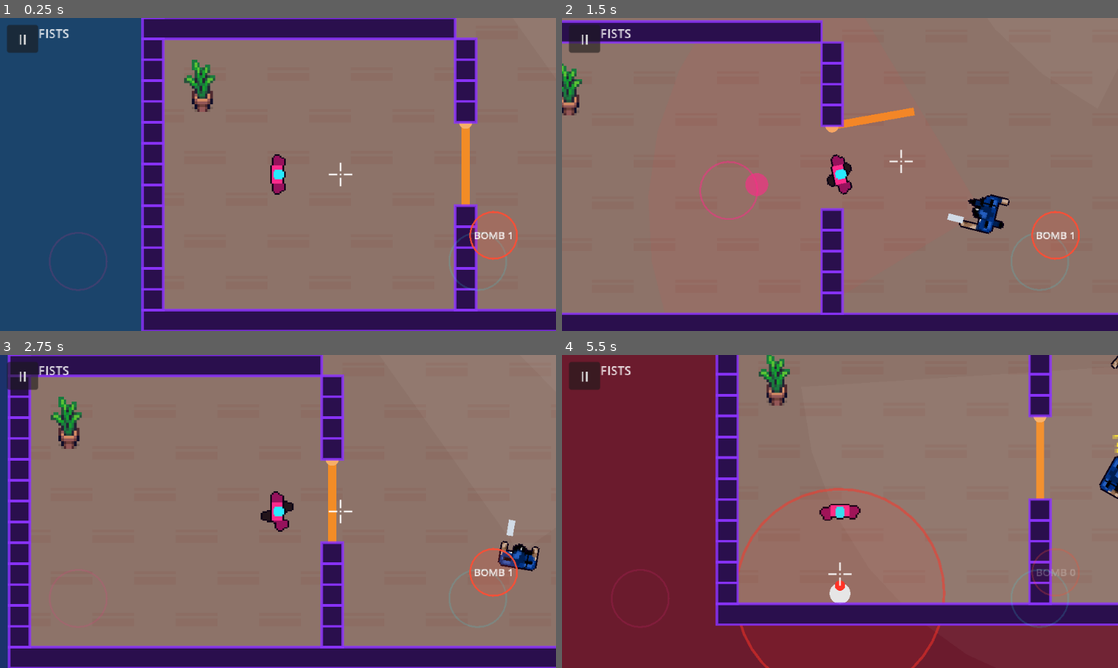
Above: before the commit, frames 1-4 (two rows, left to right).
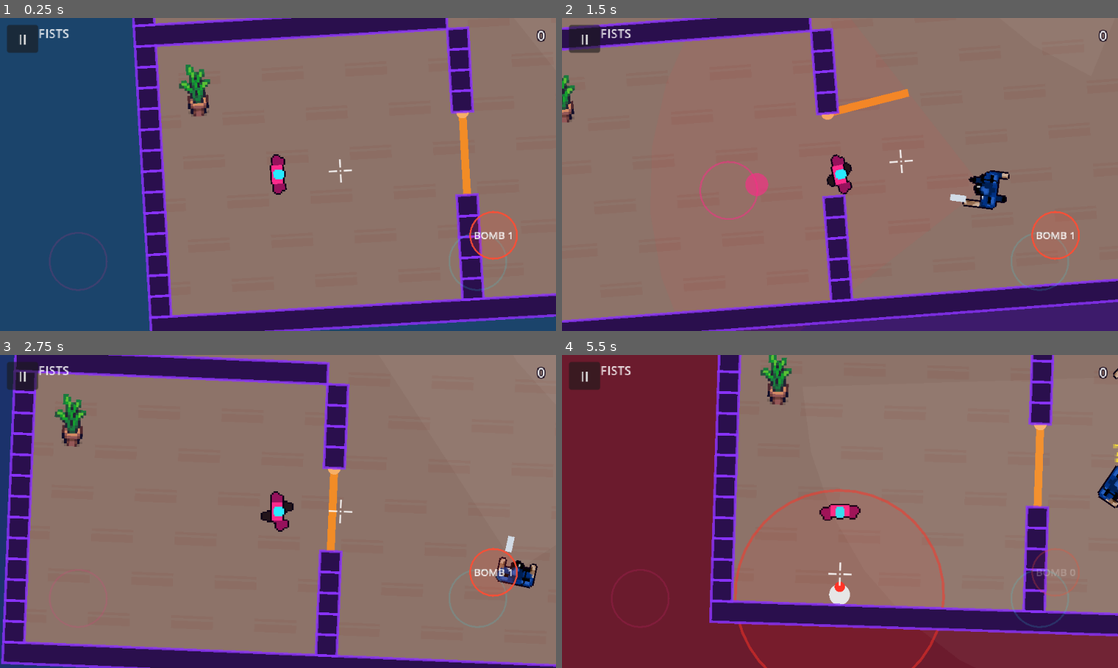
Above: after the commit, the same moments.

Repository: Evildodo3301/cyberhouse
Game: Godot game, scene res://scenes/levels/level_01.tscn
The game is run twice, just before and just after one commit, with the same random seed, the same clock (stepped at 60 frames per second) and the same inputs.
Inputs (mouse positions are in pixels of both pictures, inside the frame that each line leads up to):
- Up to frame 1 (0.25 s): no input
- Up to frame 2 (1.5 s): tap Enter at 0.5 s; move the mouse to (962, 158) at 0.52 s; hold D (move_right) 0.53-1.25 s; tap Space (attack) at 0.6 s; click (962, 158) at 0.67 s; drag from (728, 190) to (856, 165) at 1.27 s
- Up to frame 3 (2.75 s): tap Enter at 2 s; move the mouse to (333, 442) at 2.02 s; hold D (move_right) from 2.03 s (still down); tap Left (aim_left) at 2.1 s; click (333, 442) at 2.17 s; tap Space (attack) at 2.3 s
- Up to frame 4 (5.5 s): release D (move_right) at 2.75 s; drag from (812, 574) to (673, 464) at 2.77 s; move the mouse to (1006, 558) at 3.52 s; hold A (move_left) 3.53-4.25 s; tap Up (aim_up) at 3.6 s; click (1006, 558) at 3.67 s; tap Space (attack) at 3.8, 5.3 s; drag from (673, 464) to (756, 433) at 4.27 s; move the mouse to (867, 511) at 5.02 s; hold S (move_down) from 5.03 s (still down); tap E (throw_bomb) at 5.1 s; click (867, 511) at 5.17 s

The runs differ from the first frame. In frame 1, 11% of the frame differs, in the area x 23-100%, y 0-100%; in frame 2, 15%, in the area x 0-100%, y 0-100%; in frame 3, 12%; in frame 4, 8.4%.

Commit message:
Kills change the void colour, score popups with combos, slightly tilted camera; bump to 0.5.1
- Each kill jumps the void to a new hue and makes it glow brighter for a moment.
- ScoreBoard: "+400" popups float up from each kill. Kills less than 3 s apart
  chain into a combo (x2, x3...) shown top right with a timer bar. The total
  shows top right and on the level complete screen.
- The camera is tilted about 3 degrees and sways slowly; the sticks are turned
  to match, so pushing up still moves you straight up the screen.

Co-Authored-By: Claude Opus 5.5 (1M context) <noreply@anthropic.com>
Claude-Session: https://claude.ai/code/session_01NRYTnNTQ9YXp86yos9nk5w

Diff:
--- a/scripts/core/game_camera.gd
+++ b/scripts/core/game_camera.gd
@@ -1,6 +1,8 @@
 class_name GameCamera
 extends Camera2D
 ## Follows the player, leans a little toward where they aim, and shakes on kills.
+## The view is tilted a few degrees and sways slowly, so the house is never
+## square on screen (the player's sticks are turned to match).
 ## Gunshots use a "kick" instead: three quick jolts in random directions,
 ## one per frame (about 0.1 s in all, like a small earthquake), with no zoom
 ## or rotation, so it is over before it can hide anything.
@@ -13,6 +15,11 @@
 @export var look_ahead_speed: float = 5.0
 ## The lean stays this long after you stop aiming (you fire on release).
 @export var look_ahead_hold: float = 0.5
+## Tilt of the view in degrees, and how far it sways either side of that.
+@export var tilt_degrees: float = 3.0
+@export var sway_degrees: float = 1.5
+## Seconds for one slow sway back and forth.
+@export var sway_seconds: float = 9.0
 ## How quickly the shake fades (per second).
 @export var shake_decay: float = 12.0
 
@@ -24,12 +31,18 @@
 var _lean: Vector2 = Vector2.ZERO
 var _last_aim: Vector2 = Vector2.ZERO
 var _aim_hold: float = 0.0
+var _sway_time: float = 0.0
+## Each level leans one way or the other.
+var _tilt_sign: float = 1.0
 
 ## Seconds each of the three kick jolts lasts (one frame at 30 fps).
 const KICK_STEP := 0.033
 
 
 func _ready() -> void:
+	ignore_rotation = false
+	_tilt_sign = -1.0 if randf() < 0.5 else 1.0
+	_update_tilt(0.0)
 	Game.shake_requested.connect(shake)
 	Game.kick_requested.connect(kick)
 	if target:
@@ -38,6 +51,7 @@
 
 
 func _process(delta: float) -> void:
+	_update_tilt(delta)
 	if target:
 		# Lean toward the aim. Before, the lean snapped back the instant you
 		# lifted your thumb to shoot: a big jump on every shot.
@@ -61,6 +75,15 @@
 		if _kick_time >= KICK_STEP:
 			_kick_time = 0.0
 			_kicks.pop_front()
+
+
+## Slow sway round the level's tilt. The player reads its sticks through it.
+func _update_tilt(delta: float) -> void:
+	_sway_time += delta
+	var degrees := _tilt_sign * tilt_degrees + sin(_sway_time * TAU / sway_seconds) * sway_degrees
+	rotation = deg_to_rad(degrees)
+	if target:
+		target.view_rotation = rotation
 
 
 ## Fist kills shake the screen; gun kills only kick it, so a burst of shots
--- a/scripts/fx/void_flash.gd
+++ b/scripts/fx/void_flash.gd
@@ -2,8 +2,9 @@
 extends Node
 ## The void outside the map (everything that isn't floor or wall) is never
 ## black: it slowly cycles through neon colours all the time (blue, orange,
-## teal, pink...), and each gunshot flashes it a bright warm colour for an
-## instant. The courtyards and the area round the house show it.
+## teal, pink...), each gunshot flashes it a bright warm colour for an
+## instant, and each kill makes it jump to a new colour that glows brighter
+## for a moment. The courtyards and the area round the house show it.
 
 ## Seconds for one full trip round the colour wheel.
 @export var cycle_seconds: float = 8.0
@@ -15,15 +16,25 @@
 ## Seconds a shot's flash lasts (about two frames).
 @export var flash_time: float = 0.06
 
+## How far round the colour wheel a kill jumps (0.33 = a third of the way).
+@export var kill_jump_min: float = 0.25
+@export var kill_jump_max: float = 0.45
+## How bright the void glows right after a kill, and how long the glow lasts.
+@export var kill_brightness: float = 0.75
+@export var kill_glow_time: float = 0.35
+
 ## 1 right after a shot, fading to 0 over flash_time.
 var strength: float = 0.0
 var hue: float = 0.55   # starts on blue
+## 1 right after a kill, fading to 0 over kill_glow_time.
+var glow: float = 0.0
 var _base: Color
 
 
 func _ready() -> void:
 	_base = ProjectSettings.get_setting("rendering/environment/defaults/default_clear_color")
 	Game.shot_fired.connect(_on_shot)
+	Game.enemy_died.connect(_on_kill)
 	RenderingServer.set_default_clear_color(current_color())
 
 
@@ -36,12 +47,20 @@
 		strength = clampf(weapon.void_flash, 0.0, 1.0)
 
 
+func _on_kill(_enemy: Node2D) -> void:
+	hue = fposmod(hue + randf_range(kill_jump_min, kill_jump_max), 1.0)
+	glow = 1.0
+
+
 func current_color() -> Color:
-	var cycle := Color.from_hsv(hue, saturation, brightness)
+	var bright := lerpf(brightness, kill_brightness, glow)
+	var sat := lerpf(saturation, 1.0, glow)
+	var cycle := Color.from_hsv(hue, sat, bright)
 	return cycle.lerp(flash_color, strength)
 
 
 func _process(delta: float) -> void:
 	hue = fposmod(hue + delta / cycle_seconds, 1.0)
 	strength = maxf(strength - delta / flash_time, 0.0)
+	glow = maxf(glow - delta / kill_glow_time, 0.0)
 	RenderingServer.set_default_clear_color(current_color())
--- a/scripts/levels/main.gd
+++ b/scripts/levels/main.gd
@@ -35,7 +35,11 @@
 	pattern_hud.name = "PatternLogged"
 	add_child(pattern_hud)
 	Game.enemy_died.connect(_on_enemy_died)
-	# Gunshots flash the void outside the map.
+	# Score: "+400" popups on kills, a combo counter and the total.
+	var score_board := ScoreBoard.new()
+	score_board.name = "ScoreBoard"
+	add_child(score_board)
+	# Gunshots flash the void outside the map; kills change its colour.
 	var void_flash := VoidFlash.new()
 	void_flash.name = "VoidFlash"
 	add_child(void_flash)
@@ -58,7 +62,8 @@
 
 func _on_exit_reached() -> void:
 	var seconds := (Time.get_ticks_msec() - _started_ms) / 1000.0
-	death_screen.show_message("LEVEL COMPLETE\n%d:%04.1f\nTAP TO PLAY AGAIN" % [int(seconds) / 60, fmod(seconds, 60.0)], Color(0.1, 0.6, 0.3, 0.35))
+	var score: int = $ScoreBoard.score
+	death_screen.show_message("LEVEL COMPLETE\n%d:%04.1f   SCORE %d\nTAP TO PLAY AGAIN" % [int(seconds) / 60, fmod(seconds, 60.0), score], Color(0.1, 0.6, 0.3, 0.35))
 
 
 func _add_weapon_label() -> void:
--- a/scripts/player/player.gd
+++ b/scripts/player/player.gd
@@ -65,6 +65,9 @@
 var ammo: int = -1
 ## True while the crosshair sits on someone your attack would hit.
 var crosshair_on_target: bool = false
+## How far the camera is tilted (radians). The sticks are read on screen, so
+## they are turned by this much: pushing up always moves you up the screen.
+var view_rotation: float = 0.0
 var _alive: bool = true
 # Remembered for the death report.
 var _last_attack: String = ""
@@ -152,8 +155,8 @@
 
 func _read_move_input() -> Vector2:
 	if touch_controls and touch_controls.move_vector != Vector2.ZERO:
-		return touch_controls.move_vector
-	return Input.get_vector("move_left", "move_right", "move_up", "move_down")
+		return touch_controls.move_vector.rotated(view_rotation)
+	return Input.get_vector("move_left", "move_right", "move_up", "move_down").rotated(view_rotation)
 
 
 func _update_movement(delta: float) -> void:
@@ -178,8 +181,8 @@
 ## The direction the player is actively aiming, or ZERO when not aiming.
 func get_aim_input() -> Vector2:
 	if touch_controls and touch_controls.aim_vector != Vector2.ZERO:
-		return touch_controls.aim_vector.normalized()
-	return _keyboard_aim().normalized()
+		return touch_controls.aim_vector.normalized().rotated(view_rotation)
+	return _keyboard_aim().normalized().rotated(view_rotation)
 
 
 func _update_facing() -> void:
@@ -262,7 +265,7 @@
 		var target := _find_target(facing, tap_range, settings.tap_assist_degrees)
 		direction = global_position.direction_to(target.global_position) if target else facing
 	else:
-		direction = assisted_direction(direction.normalized())
+		direction = assisted_direction(direction.normalized().rotated(view_rotation))
 	_attack_direction = direction
 	facing = direction
 	_attack_state = AttackState.WINDUP
--- /dev/null
+++ b/scripts/ui/score_board.gd
@@ -0,0 +1,101 @@
+class_name ScoreBoard
+extends CanvasLayer
+## Score for the level.
+## - Each kill pops "+400" above the body; the number floats up and fades.
+## - Kills less than `combo_window` seconds apart chain into a combo: the
+##   2nd kill is worth 2x, the 3rd 3x... A "x3 COMBO" counter on the right
+##   shows the chain, with a bar that runs down until it breaks.
+## - The total sits in the top-right corner.
+
+@export var points_per_kill: int = 400
+@export var combo_window: float = 3.0
+@export var popup_time: float = 0.8
+## How far popups float up (screen px).
+@export var popup_rise: float = 22.0
+@export var popup_color: Color = Color(1.0, 0.16, 0.55)
+@export var combo_color: Color = Color(0.16, 0.94, 1.0)
+
+var score: int = 0
+var combo: int = 0
+var _combo_left: float = 0.0
+var _total: Label
+var _combo_label: Label
+var _combo_bar: ColorRect
+## Each popup: [label, world position, seconds alive].
+var _popups: Array = []
+
+
+func _ready() -> void:
+	layer = 5
+	_total = _make_label(16, Color(1, 1, 1, 0.9))
+	_total.horizontal_alignment = HORIZONTAL_ALIGNMENT_RIGHT
+	_combo_label = _make_label(22, combo_color)
+	_combo_label.horizontal_alignment = HORIZONTAL_ALIGNMENT_RIGHT
+	_combo_bar = ColorRect.new()
+	_combo_bar.color = combo_color
+	_combo_bar.mouse_filter = Control.MOUSE_FILTER_IGNORE
+	add_child(_combo_bar)
+	Game.enemy_died.connect(_on_kill)
+	_refresh()
+
+
+func _make_label(font_size: int, color: Color) -> Label:
+	var label := Label.new()
+	label.add_theme_font_size_override("font_size", font_size)
+	label.add_theme_color_override("font_color", color)
+	label.add_theme_color_override("font_outline_color", Color(0.05, 0.0, 0.08))
+	label.add_theme_constant_override("outline_size", 5)
+	label.mouse_filter = Control.MOUSE_FILTER_IGNORE
+	add_child(label)
+	return label
+
+
+func _on_kill(enemy: Node2D) -> void:
+	combo = combo + 1 if _combo_left > 0.0 else 1
+	_combo_left = combo_window
+	var points := points_per_kill * combo
+	score += points
+	var label := _make_label(16 if combo < 3 else 20, popup_color)
+	label.text = "+%d" % points
+	label.horizontal_alignment = HORIZONTAL_ALIGNMENT_CENTER
+	label.size = Vector2(80, 20)
+	_popups.append([label, enemy.global_position, 0.0])
+	_refresh()
+
+
+func _refresh() -> void:
+	var width := get_viewport().get_visible_rect().size.x
+	_total.text = str(score)
+	_total.size = Vector2(160, 20)
+	_total.position = Vector2(width - 172, 8)
+	_combo_label.visible = combo >= 2
+	_combo_label.text = "x%d COMBO" % combo
+	_combo_label.size = Vector2(160, 28)
+	_combo_label.position = Vector2(width - 172, 30)
+	_combo_bar.visible = _combo_label.visible
+	var bar := 90.0 * _combo_left / combo_window
+	_combo_bar.size = Vector2(bar, 2)
+	_combo_bar.position = Vector2(width - 12 - bar, 60)
+
+
+func _process(delta: float) -> void:
+	if _combo_left > 0.0:
+		_combo_left = maxf(_combo_left - delta, 0.0)
+		if _combo_left == 0.0:
+			combo = 0
+		_refresh()
+	# Popups follow the body on screen (the camera moves and tilts), float up and fade.
+	var to_screen := get_viewport().get_canvas_transform()
+	for popup in _popups.duplicate():
+		var label: Label = popup[0]
+		popup[2] += delta
+		var t: float = popup[2] / popup_time
+		if t >= 1.0:
+			label.queue_free()
+			_popups.erase(popup)
+			continue
+		var pop := 1.0 + 0.4 * maxf(1.0 - t * 6.0, 0.0)   # starts big, snaps to size
+		label.scale = Vector2(pop, pop)
+		label.pivot_offset = label.size / 2.0
+		label.position = to_screen * popup[1] - label.size / 2.0 - Vector2(0, 14 + popup_rise * t)
+		label.modulate.a = 1.0 if t < 0.6 else (1.0 - t) / 0.4
--- a/tests/level_01_test.gd
+++ b/tests/level_01_test.gd
@@ -125,6 +125,32 @@
 	check(camera._kicks.is_empty(), "the kick is over quickly")
 	check(void_flash.strength == 0.0, "the void flash fades out")
 
+	# Kills: the void jumps to a new colour, "+points" pop up, quick kills chain a combo.
+	var score_board = level.get_node("ScoreBoard")
+	while score_board.combo > 0:   # let the machete thug's chain run out
+		await process_frame
+	var victims := enemies.filter(func(e): return e.is_alive())
+	var hue_before: float = void_flash.hue
+	var score_before: int = score_board.score   # the machete thug already scored
+	victims[0].take_hit(player, Vector2.RIGHT, "melee")
+	var jump := absf(fposmod(void_flash.hue - hue_before + 0.5, 1.0) - 0.5)
+	check(jump >= 0.2, "a kill makes the void jump to a new colour (%.2f of the wheel)" % jump)
+	check(void_flash.glow > 0.9, "the void glows brighter right after a kill")
+	check(score_board.score - score_before == 400 and score_board._popups.size() == 1, "a kill scores 400 and pops up \"+400\"")
+	victims[1].take_hit(player, Vector2.RIGHT, "melee")
+	await process_frame
+	check(score_board.combo == 2 and score_board.score - score_before == 1200 and score_board._combo_label.visible, "a quick second kill is a x2 combo (+800)")
+	await create_timer(score_board.combo_window + 0.2).timeout
+	check(score_board.combo == 0 and not score_board._combo_label.visible, "the combo breaks after a pause")
+	check(score_board._popups.is_empty(), "the popups fade away")
+
+	# Camera tilt: a few degrees, and the stick still moves you straight up the screen.
+	var tilt := absf(rad_to_deg(camera.rotation))
+	check(tilt >= 1.0 and tilt <= 5.0, "the view is tilted a little (%.1f°)" % tilt)
+	check(is_equal_approx(player.view_rotation, camera.rotation), "the player reads the sticks through the tilt")
+	var on_screen: Vector2 = level.get_viewport().get_canvas_transform().basis_xform(Vector2.UP.rotated(player.view_rotation))
+	check(on_screen.normalized().dot(Vector2.UP) > 0.999, "pushing up moves you straight up the screen")
+
 	# The shot was heard everywhere: for 3 s, no stay-in-room enemy leaves its room.
 	var left_room := []
 	for i in 180:
Not shown, changed: export_presets.cfg
Not shown, added: scripts/ui/score_board.gd.uid
